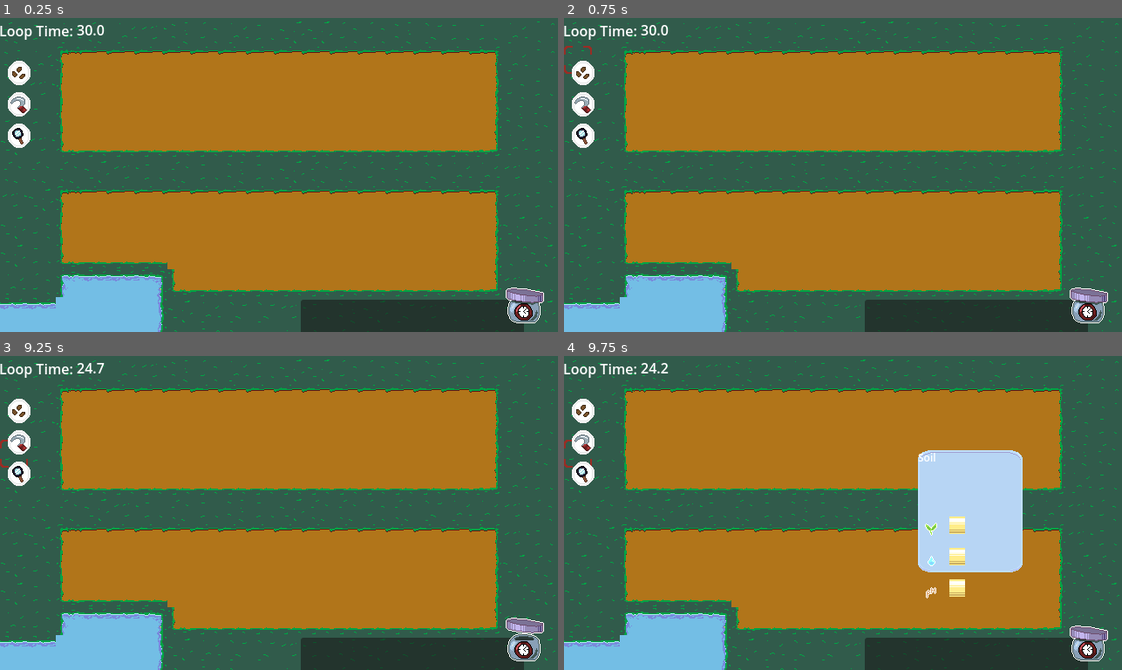
Above: before the commit, frames 1-4 (two rows, left to right).
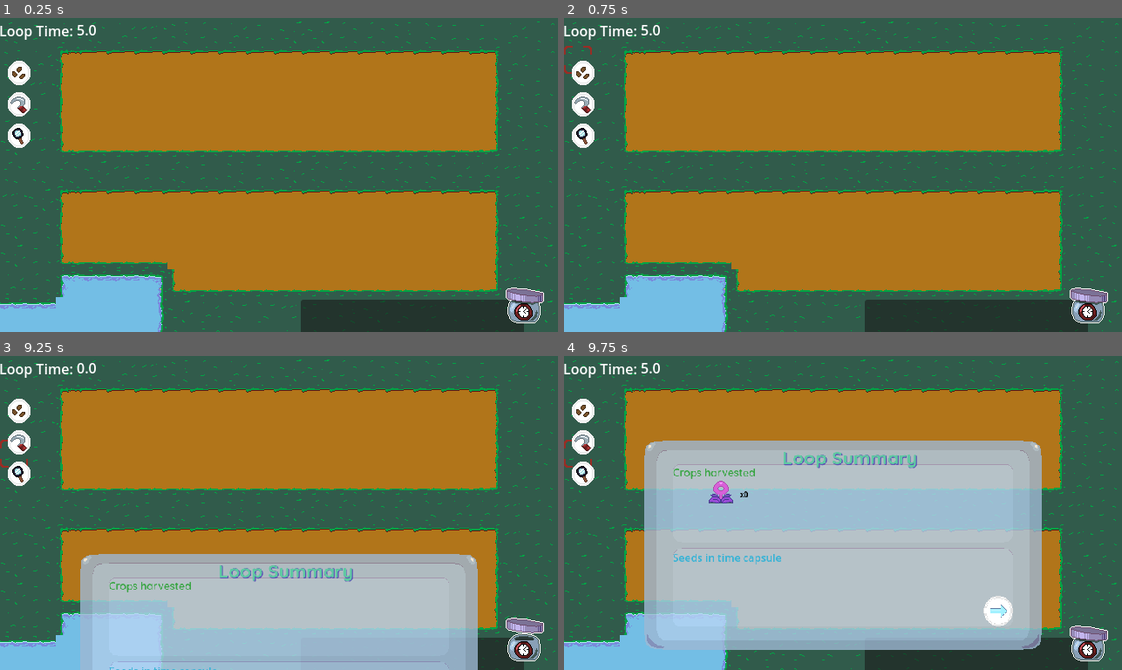
Above: after the commit, the same moments.

Repository: Hyper-Burner/GMTK-Game-Jam-2025
Game: Godot game, scene res://Scenes/main.tscn
The game is run twice, just before and just after one commit, with the same random seed, the same clock (stepped at 60 frames per second) and the same inputs.
Inputs (mouse positions are in pixels of both pictures, inside the frame that each line leads up to):
- Up to frame 1 (0.25 s): no input
- Up to frame 2 (0.75 s): click (580, 71) at 0.5 s
- Up to frame 3 (9.25 s): click (16, 440) at 1.25 s; click (16, 472) at 2 s; click (524, 635) at 2.75 s; click (16, 409) at 3.5 s; click (16, 440) at 4.25 s; click (16, 472) at 5 s; click (524, 635) at 5.75 s; click (16, 409) at 6.5 s; click (16, 440) at 7.25 s; click (16, 472) at 8 s; click (524, 635) at 8.75 s
- Up to frame 4 (9.75 s): click (999, 626) at 9.52 s

The runs differ from the first frame. In frame 1, less than 0.1% of the frame differs, in the area x 13-19%, y 2-6%; in frame 2, less than 0.1%; in frame 3, 26%; in frame 4, 47%, in the area x 13-86%, y 2-94%.

Commit message:
Summary done

Diff:
--- a/Scenes/main.tscn
+++ b/Scenes/main.tscn
@@ -16,11 +16,11 @@
 
 [sub_resource type="AtlasTexture" id="AtlasTexture_6iyac"]
 atlas = ExtResource("6_hptm8")
+region = Rect2(128, 35, 32, 29)
+
+[sub_resource type="AtlasTexture" id="AtlasTexture_fdnlq"]
+atlas = ExtResource("6_hptm8")
 region = Rect2(289, 34, 30, 30)
-
-[sub_resource type="AtlasTexture" id="AtlasTexture_fdnlq"]
-atlas = ExtResource("6_hptm8")
-region = Rect2(128, 35, 32, 29)
 
 [sub_resource type="AtlasTexture" id="AtlasTexture_jkdf5"]
 atlas = ExtResource("6_hptm8")
@@ -117,133 +117,133 @@
 script = ExtResource("5_21xkr")
 metadata/_edit_lock_ = true
 
-[node name="Spring Onion" type="TextureRect" parent="EndLoop/Harvested/TopRow"]
+[node name="Tuloop" type="TextureRect" parent="EndLoop/Harvested/TopRow"]
 layout_mode = 2
 size_flags_horizontal = 3
 texture = SubResource("AtlasTexture_6iyac")
 stretch_mode = 3
 metadata/_edit_lock_ = true
 
-[node name="Label" type="Label" parent="EndLoop/Harvested/TopRow/Spring Onion"]
-layout_mode = 0
-offset_left = 38.8374
-offset_top = 8.92889
-offset_right = 93.8376
-offset_bottom = 31.9289
-scale = Vector2(0.564124, 0.814914)
-theme_override_colors/font_color = Color(0, 0, 0, 1)
-theme_override_font_sizes/font_size = 15
-
-[node name="Potato" type="TextureRect" parent="EndLoop/Harvested/TopRow"]
+[node name="Label" type="Label" parent="EndLoop/Harvested/TopRow/Tuloop"]
+layout_mode = 0
+offset_left = 38.8374
+offset_top = 8.92889
+offset_right = 93.8376
+offset_bottom = 31.9289
+scale = Vector2(0.564124, 0.814914)
+theme_override_colors/font_color = Color(0, 0, 0, 1)
+theme_override_font_sizes/font_size = 15
+
+[node name="Ringshroom" type="TextureRect" parent="EndLoop/Harvested/TopRow"]
 layout_mode = 2
 size_flags_horizontal = 3
 texture = SubResource("AtlasTexture_fdnlq")
 stretch_mode = 3
 metadata/_edit_lock_ = true
 
-[node name="Label" type="Label" parent="EndLoop/Harvested/TopRow/Potato"]
-layout_mode = 0
-offset_left = 38.8374
-offset_top = 8.92889
-offset_right = 93.8376
-offset_bottom = 31.9289
-scale = Vector2(0.564124, 0.814914)
-theme_override_colors/font_color = Color(0, 0, 0, 1)
-theme_override_font_sizes/font_size = 15
-
-[node name="Strawberry" type="TextureRect" parent="EndLoop/Harvested/TopRow"]
+[node name="Label" type="Label" parent="EndLoop/Harvested/TopRow/Ringshroom"]
+layout_mode = 0
+offset_left = 38.8374
+offset_top = 8.92889
+offset_right = 93.8376
+offset_bottom = 31.9289
+scale = Vector2(0.564124, 0.814914)
+theme_override_colors/font_color = Color(0, 0, 0, 1)
+theme_override_font_sizes/font_size = 15
+
+[node name="Hoopberry" type="TextureRect" parent="EndLoop/Harvested/TopRow"]
 layout_mode = 2
 size_flags_horizontal = 3
 texture = SubResource("AtlasTexture_jkdf5")
 stretch_mode = 3
 metadata/_edit_lock_ = true
 
-[node name="Label" type="Label" parent="EndLoop/Harvested/TopRow/Strawberry"]
-layout_mode = 0
-offset_left = 38.8374
-offset_top = 8.92889
-offset_right = 93.8376
-offset_bottom = 31.9289
-scale = Vector2(0.564124, 0.814914)
-theme_override_colors/font_color = Color(0, 0, 0, 1)
-theme_override_font_sizes/font_size = 15
-
-[node name="Plant 4" type="TextureRect" parent="EndLoop/Harvested/TopRow"]
+[node name="Label" type="Label" parent="EndLoop/Harvested/TopRow/Hoopberry"]
+layout_mode = 0
+offset_left = 38.8374
+offset_top = 8.92889
+offset_right = 93.8376
+offset_bottom = 31.9289
+scale = Vector2(0.564124, 0.814914)
+theme_override_colors/font_color = Color(0, 0, 0, 1)
+theme_override_font_sizes/font_size = 15
+
+[node name="Daffotwirl" type="TextureRect" parent="EndLoop/Harvested/TopRow"]
 layout_mode = 2
 size_flags_horizontal = 3
 texture = SubResource("AtlasTexture_wsu2k")
 stretch_mode = 3
 metadata/_edit_lock_ = true
 
-[node name="Label" type="Label" parent="EndLoop/Harvested/TopRow/Plant 4"]
-layout_mode = 0
-offset_left = 38.8374
-offset_top = 8.92889
-offset_right = 93.8376
-offset_bottom = 31.9289
-scale = Vector2(0.564124, 0.814914)
-theme_override_colors/font_color = Color(0, 0, 0, 1)
-theme_override_font_sizes/font_size = 15
-
-[node name="Plant 5" type="TextureRect" parent="EndLoop/Harvested/TopRow"]
+[node name="Label" type="Label" parent="EndLoop/Harvested/TopRow/Daffotwirl"]
+layout_mode = 0
+offset_left = 38.8374
+offset_top = 8.92889
+offset_right = 93.8376
+offset_bottom = 31.9289
+scale = Vector2(0.564124, 0.814914)
+theme_override_colors/font_color = Color(0, 0, 0, 1)
+theme_override_font_sizes/font_size = 15
+
+[node name="Curlbush" type="TextureRect" parent="EndLoop/Harvested/TopRow"]
 layout_mode = 2
 size_flags_horizontal = 3
 texture = SubResource("AtlasTexture_k12tt")
 stretch_mode = 3
 metadata/_edit_lock_ = true
 
-[node name="Label" type="Label" parent="EndLoop/Harvested/TopRow/Plant 5"]
-layout_mode = 0
-offset_left = 38.8374
-offset_top = 16.4572
-offset_right = 93.8376
-offset_bottom = 39.4572
-scale = Vector2(0.564124, 0.814914)
-theme_override_colors/font_color = Color(0, 0, 0, 1)
-theme_override_font_sizes/font_size = 15
-
-[node name="Plant 6" type="TextureRect" parent="EndLoop/Harvested/TopRow"]
+[node name="Label" type="Label" parent="EndLoop/Harvested/TopRow/Curlbush"]
+layout_mode = 0
+offset_left = 38.8374
+offset_top = 16.4572
+offset_right = 93.8376
+offset_bottom = 39.4572
+scale = Vector2(0.564124, 0.814914)
+theme_override_colors/font_color = Color(0, 0, 0, 1)
+theme_override_font_sizes/font_size = 15
+
+[node name="Twirlvine" type="TextureRect" parent="EndLoop/Harvested/TopRow"]
 layout_mode = 2
 size_flags_horizontal = 3
 texture = SubResource("AtlasTexture_h1bgf")
 stretch_mode = 3
 metadata/_edit_lock_ = true
 
-[node name="Label" type="Label" parent="EndLoop/Harvested/TopRow/Plant 6"]
-layout_mode = 0
-offset_left = 38.8374
-offset_top = 16.4572
-offset_right = 93.8376
-offset_bottom = 39.4572
-scale = Vector2(0.564124, 0.814914)
-theme_override_colors/font_color = Color(0, 0, 0, 1)
-theme_override_font_sizes/font_size = 15
-
-[node name="Plant 7" type="TextureRect" parent="EndLoop/Harvested/TopRow"]
+[node name="Label" type="Label" parent="EndLoop/Harvested/TopRow/Twirlvine"]
+layout_mode = 0
+offset_left = 38.8374
+offset_top = 16.4572
+offset_right = 93.8376
+offset_bottom = 39.4572
+scale = Vector2(0.564124, 0.814914)
+theme_override_colors/font_color = Color(0, 0, 0, 1)
+theme_override_font_sizes/font_size = 15
+
+[node name="Sproot Loop" type="TextureRect" parent="EndLoop/Harvested/TopRow"]
 layout_mode = 2
 size_flags_horizontal = 3
 texture = SubResource("AtlasTexture_b3802")
 stretch_mode = 3
 metadata/_edit_lock_ = true
 
-[node name="Label" type="Label" parent="EndLoop/Harvested/TopRow/Plant 7"]
-layout_mode = 0
-offset_left = 38.8374
-offset_top = 16.4572
-offset_right = 93.8376
-offset_bottom = 39.4572
-scale = Vector2(0.564124, 0.814914)
-theme_override_colors/font_color = Color(0, 0, 0, 1)
-theme_override_font_sizes/font_size = 15
-
-[node name="Plant 8" type="TextureRect" parent="EndLoop/Harvested/TopRow"]
+[node name="Label" type="Label" parent="EndLoop/Harvested/TopRow/Sproot Loop"]
+layout_mode = 0
+offset_left = 38.8374
+offset_top = 16.4572
+offset_right = 93.8376
+offset_bottom = 39.4572
+scale = Vector2(0.564124, 0.814914)
+theme_override_colors/font_color = Color(0, 0, 0, 1)
+theme_override_font_sizes/font_size = 15
+
+[node name="Sparkly Sunflower" type="TextureRect" parent="EndLoop/Harvested/TopRow"]
 layout_mode = 2
 size_flags_horizontal = 3
 texture = SubResource("AtlasTexture_fevyy")
 stretch_mode = 3
 metadata/_edit_lock_ = true
 
-[node name="Label" type="Label" parent="EndLoop/Harvested/TopRow/Plant 8"]
+[node name="Label" type="Label" parent="EndLoop/Harvested/TopRow/Sparkly Sunflower"]
 layout_mode = 0
 offset_left = 38.8374
 offset_top = 16.4572
@@ -275,133 +275,133 @@
 script = ExtResource("7_6bp64")
 metadata/_edit_lock_ = true
 
-[node name="Spring Onion" type="TextureRect" parent="EndLoop/Time Capsule/BottomRow"]
+[node name="Tuloop" type="TextureRect" parent="EndLoop/Time Capsule/BottomRow"]
 layout_mode = 2
 size_flags_horizontal = 3
 texture = SubResource("AtlasTexture_6iyac")
 stretch_mode = 3
 metadata/_edit_lock_ = true
 
-[node name="Label" type="Label" parent="EndLoop/Time Capsule/BottomRow/Spring Onion"]
-layout_mode = 0
-offset_left = 38.8374
-offset_top = 8.92889
-offset_right = 93.8376
-offset_bottom = 31.9289
-scale = Vector2(0.564124, 0.814914)
-theme_override_colors/font_color = Color(0, 0, 0, 1)
-theme_override_font_sizes/font_size = 15
-
-[node name="Potato" type="TextureRect" parent="EndLoop/Time Capsule/BottomRow"]
+[node name="Label" type="Label" parent="EndLoop/Time Capsule/BottomRow/Tuloop"]
+layout_mode = 0
+offset_left = 38.8374
+offset_top = 8.92889
+offset_right = 93.8376
+offset_bottom = 31.9289
+scale = Vector2(0.564124, 0.814914)
+theme_override_colors/font_color = Color(0, 0, 0, 1)
+theme_override_font_sizes/font_size = 15
+
+[node name="Ringshroom" type="TextureRect" parent="EndLoop/Time Capsule/BottomRow"]
 layout_mode = 2
 size_flags_horizontal = 3
 texture = SubResource("AtlasTexture_fdnlq")
 stretch_mode = 3
 metadata/_edit_lock_ = true
 
-[node name="Label" type="Label" parent="EndLoop/Time Capsule/BottomRow/Potato"]
-layout_mode = 0
-offset_left = 38.8374
-offset_top = 8.92889
-offset_right = 93.8376
-offset_bottom = 31.9289
-scale = Vector2(0.564124, 0.814914)
-theme_override_colors/font_color = Color(0, 0, 0, 1)
-theme_override_font_sizes/font_size = 15
-
-[node name="Strawberry" type="TextureRect" parent="EndLoop/Time Capsule/BottomRow"]
+[node name="Label" type="Label" parent="EndLoop/Time Capsule/BottomRow/Ringshroom"]
+layout_mode = 0
+offset_left = 38.8374
+offset_top = 8.92889
+offset_right = 93.8376
+offset_bottom = 31.9289
+scale = Vector2(0.564124, 0.814914)
+theme_override_colors/font_color = Color(0, 0, 0, 1)
+theme_override_font_sizes/font_size = 15
+
+[node name="Hoopberry" type="TextureRect" parent="EndLoop/Time Capsule/BottomRow"]
 layout_mode = 2
 size_flags_horizontal = 3
 texture = SubResource("AtlasTexture_jkdf5")
 stretch_mode = 3
 metadata/_edit_lock_ = true
 
-[node name="Label" type="Label" parent="EndLoop/Time Capsule/BottomRow/Strawberry"]
-layout_mode = 0
-offset_left = 38.8374
-offset_top = 8.92889
-offset_right = 93.8376
-offset_bottom = 31.9289
-scale = Vector2(0.564124, 0.814914)
-theme_override_colors/font_color = Color(0, 0, 0, 1)
-theme_override_font_sizes/font_size = 15
-
-[node name="Plant 4" type="TextureRect" parent="EndLoop/Time Capsule/BottomRow"]
+[node name="Label" type="Label" parent="EndLoop/Time Capsule/BottomRow/Hoopberry"]
+layout_mode = 0
+offset_left = 38.8374
+offset_top = 8.92889
+offset_right = 93.8376
+offset_bottom = 31.9289
+scale = Vector2(0.564124, 0.814914)
+theme_override_colors/font_color = Color(0, 0, 0, 1)
+theme_override_font_sizes/font_size = 15
+
+[node name="Daffotwirl" type="TextureRect" parent="EndLoop/Time Capsule/BottomRow"]
 layout_mode = 2
 size_flags_horizontal = 3
 texture = SubResource("AtlasTexture_wsu2k")
 stretch_mode = 3
 metadata/_edit_lock_ = true
 
-[node name="Label" type="Label" parent="EndLoop/Time Capsule/BottomRow/Plant 4"]
-layout_mode = 0
-offset_left = 38.8374
-offset_top = 8.92889
-offset_right = 93.8376
-offset_bottom = 31.9289
-scale = Vector2(0.564124, 0.814914)
-theme_override_colors/font_color = Color(0, 0, 0, 1)
-theme_override_font_sizes/font_size = 15
-
-[node name="Plant 5" type="TextureRect" parent="EndLoop/Time Capsule/BottomRow"]
+[node name="Label" type="Label" parent="EndLoop/Time Capsule/BottomRow/Daffotwirl"]
+layout_mode = 0
+offset_left = 38.8374
+offset_top = 8.92889
+offset_right = 93.8376
+offset_bottom = 31.9289
+scale = Vector2(0.564124, 0.814914)
+theme_override_colors/font_color = Color(0, 0, 0, 1)
+theme_override_font_sizes/font_size = 15
+
+[node name="Curlbush" type="TextureRect" parent="EndLoop/Time Capsule/BottomRow"]
 layout_mode = 2
 size_flags_horizontal = 3
 texture = SubResource("AtlasTexture_k12tt")
 stretch_mode = 3
 metadata/_edit_lock_ = true
 
-[node name="Label" type="Label" parent="EndLoop/Time Capsule/BottomRow/Plant 5"]
-layout_mode = 0
-offset_left = 38.8374
-offset_top = 16.4572
-offset_right = 93.8376
-offset_bottom = 39.4572
-scale = Vector2(0.564124, 0.814914)
-theme_override_colors/font_color = Color(0, 0, 0, 1)
-theme_override_font_sizes/font_size = 15
-
-[node name="Plant 6" type="TextureRect" parent="EndLoop/Time Capsule/BottomRow"]
+[node name="Label" type="Label" parent="EndLoop/Time Capsule/BottomRow/Curlbush"]
+layout_mode = 0
+offset_left = 38.8374
+offset_top = 16.4572
+offset_right = 93.8376
+offset_bottom = 39.4572
+scale = Vector2(0.564124, 0.814914)
+theme_override_colors/font_color = Color(0, 0, 0, 1)
+theme_override_font_sizes/font_size = 15
+
+[node name="Twirlvine" type="TextureRect" parent="EndLoop/Time Capsule/BottomRow"]
 layout_mode = 2
 size_flags_horizontal = 3
 texture = SubResource("AtlasTexture_h1bgf")
 stretch_mode = 3
 metadata/_edit_lock_ = true
 
-[node name="Label" type="Label" parent="EndLoop/Time Capsule/BottomRow/Plant 6"]
-layout_mode = 0
-offset_left = 38.8374
-offset_top = 16.4572
-offset_right = 93.8376
-offset_bottom = 39.4572
-scale = Vector2(0.564124, 0.814914)
-theme_override_colors/font_color = Color(0, 0, 0, 1)
-theme_override_font_sizes/font_size = 15
-
-[node name="Plant 7" type="TextureRect" parent="EndLoop/Time Capsule/BottomRow"]
+[node name="Label" type="Label" parent="EndLoop/Time Capsule/BottomRow/Twirlvine"]
+layout_mode = 0
+offset_left = 38.8374
+offset_top = 16.4572
+offset_right = 93.8376
+offset_bottom = 39.4572
+scale = Vector2(0.564124, 0.814914)
+theme_override_colors/font_color = Color(0, 0, 0, 1)
+theme_override_font_sizes/font_size = 15
+
+[node name="Sproot Loop" type="TextureRect" parent="EndLoop/Time Capsule/BottomRow"]
 layout_mode = 2
 size_flags_horizontal = 3
 texture = SubResource("AtlasTexture_b3802")
 stretch_mode = 3
 metadata/_edit_lock_ = true
 
-[node name="Label" type="Label" parent="EndLoop/Time Capsule/BottomRow/Plant 7"]
-layout_mode = 0
-offset_left = 38.8374
-offset_top = 16.4572
-offset_right = 93.8376
-offset_bottom = 39.4572
-scale = Vector2(0.564124, 0.814914)
-theme_override_colors/font_color = Color(0, 0, 0, 1)
-theme_override_font_sizes/font_size = 15
-
-[node name="Plant 8" type="TextureRect" parent="EndLoop/Time Capsule/BottomRow"]
+[node name="Label" type="Label" parent="EndLoop/Time Capsule/BottomRow/Sproot Loop"]
+layout_mode = 0
+offset_left = 38.8374
+offset_top = 16.4572
+offset_right = 93.8376
+offset_bottom = 39.4572
+scale = Vector2(0.564124, 0.814914)
+theme_override_colors/font_color = Color(0, 0, 0, 1)
+theme_override_font_sizes/font_size = 15
+
+[node name="Sparkly Sunflower" type="TextureRect" parent="EndLoop/Time Capsule/BottomRow"]
 layout_mode = 2
 size_flags_horizontal = 3
 texture = SubResource("AtlasTexture_fevyy")
 stretch_mode = 3
 metadata/_edit_lock_ = true
 
-[node name="Label" type="Label" parent="EndLoop/Time Capsule/BottomRow/Plant 8"]
+[node name="Label" type="Label" parent="EndLoop/Time Capsule/BottomRow/Sparkly Sunflower"]
 layout_mode = 0
 offset_left = 38.8374
 offset_top = 16.4572
--- a/Scripts/GameManager.gd
+++ b/Scripts/GameManager.gd
@@ -6,7 +6,7 @@
 const DATA_PATH_ITEMS: String = "res://TextFiles/items.json"
 const DATA_PATH_MILESTONES: String = "res://TextFiles/milestones.json"
 
-const DEFAULT_LOOP_DURATION: float = 30 # seconds
+const DEFAULT_LOOP_DURATION: float = 5 # seconds
 const DEFAULT_TIME_CAPSULE_CAPACITY: int = 4
 
 const DEFAULT_STARTING_SEEDS_ID: String = "Potato"
--- a/Scripts/bottom_row_organizer.gd
+++ b/Scripts/bottom_row_organizer.gd
@@ -1,15 +1,15 @@
 extends GridContainer
 
-var targets: Array = []
-var currents := []
-var textures := []
-var labels := []
-var speeds := []
+var targets: Dictionary = {}
+var currents: Array = []
+var textures: Array = []
+var labels: Array = []
+var speeds: Array = []
 var prefix := "x"
 var current_index := 0
 var is_animating := false
 
-func set_targets(new_targets: Array):
+func set_targets(new_targets: Dictionary):
 	targets = new_targets
 
 func _ready():
@@ -18,9 +18,9 @@
 	_on_loop_end()
 
 func _on_loop_end():
+	labels.clear()
+	textures.clear()
 
-	labels = []
-	textures = []
 	for i in range(get_child_count()):
 		var tex = get_child(i)
 		var label = tex.get_node("Label")
@@ -32,18 +32,22 @@
 		tex.self_modulate.a = 0.0
 
 func start_increment(duration):
-	currents = []
-	speeds = []
+	currents.clear()
+	speeds.clear()
 	current_index = 0
 
-	for i in range(targets.size()):
+	for i in range(textures.size()):
+		var tex = textures[i]
+		var name = tex.name
+		var target_value = targets.get(name, 0)
+
 		currents.append(0)
-		speeds.append(targets[i] / duration)
+		speeds.append(target_value / duration if duration != 0 else 0)
 		labels[i].text = prefix + "0"
 		labels[i].visible = false
 		textures[i].self_modulate.a = 0.0
 
-	if labels.size() > 0:
+	if textures.size() > 0:
 		_reveal_and_start(current_index)
 
 func _process(delta):
@@ -51,9 +55,12 @@
 		return
 
 	var i = current_index
-	if currents[i] < targets[i]:
+	var name = textures[i].name
+	var target = targets.get(name, 0)
+
+	if currents[i] < target:
 		var increment: int = ceil(speeds[i] * delta)
-		currents[i] = min(currents[i] + increment, targets[i])
+		currents[i] = min(currents[i] + increment, target)
 		labels[i].text = prefix + str(currents[i])
 	else:
 		is_animating = false
@@ -64,9 +71,24 @@
 		else:
 			set_process(false)
 
+func _reveal_and_start(index: int):
+	var tex = textures[index]
+	var label = labels[index]
+	var name = tex.name
 
-func _reveal_and_start(index: int):
-	textures[index].self_modulate.a = 1.0
-	labels[index].visible = true
+	label.visible = true
+
+	if !targets.has(name):
+		# No target match → dim and skip animation
+		tex.self_modulate.a = 0.3
+		label.text = prefix + "0"
+		await get_tree().create_timer(0.075).timeout
+		current_index += 1
+		if current_index < labels.size():
+			_reveal_and_start(current_index)
+		return
+
+	# Matched target → animate normally
+	tex.self_modulate.a = 1.0
 	is_animating = true
 	set_process(true)
--- a/Scripts/loop_summary.gd
+++ b/Scripts/loop_summary.gd
@@ -42,8 +42,8 @@
 	pop_up()
 	var top_row = get_node("Harvested/TopRow")
 	var bottom_row = get_node("Time Capsule/BottomRow")
-	top_row.set_targets([123, 456, 789, 321, 654, 987, 111, 222])
-	bottom_row.set_targets([800, 12, 500, 1000, 250, 333, 75, 900])
+	top_row.set_targets({"Tuloop": 500, "Hoopberry" : 126, "Sproot Loop" : 999, "Ringshroom" : 0})
+	bottom_row.set_targets({"Ringshroom": 400, "Hoopberry" : 666, "Sproot Loop" : 999, "Sparkly Sunflower" : 891})
 	await get_tree().create_timer(0.75).timeout
 	Signals.top_row_done.connect(func():
 		bottom_row.start_increment(LOAD_DURATION)
--- a/Scripts/top_row_organizer.gd
+++ b/Scripts/top_row_organizer.gd
@@ -1,15 +1,15 @@
 extends GridContainer
 
-var targets: Array = []
-var currents := []
-var textures := []
-var labels := []
-var speeds := []
+var targets: Dictionary = {}
+var currents: Array = []
+var textures: Array = []
+var labels: Array = []
+var speeds: Array = []
 var prefix := "x"
 var current_index := 0
 var is_animating := false
 
-func set_targets(new_targets: Array):
+func set_targets(new_targets: Dictionary):
 	targets = new_targets
 
 func _ready():
@@ -18,9 +18,9 @@
 	_on_loop_end()
 
 func _on_loop_end():
+	labels.clear()
+	textures.clear()
 
-	labels = []
-	textures = []
 	for i in range(get_child_count()):
 		var tex = get_child(i)
 		var label = tex.get_node("Label")
@@ -31,20 +31,23 @@
 		label.text = prefix + "0"
 		tex.self_modulate.a = 0.0
 
-
 func start_increment(duration):
-	currents = []
-	speeds = []
+	currents.clear()
+	speeds.clear()
 	current_index = 0
 
-	for i in range(targets.size()):
+	for i in range(textures.size()):
+		var tex = textures[i]
+		var name = tex.name
+		var target_value = targets.get(name, 0)
+
 		currents.append(0)
-		speeds.append(targets[i] / duration)
+		speeds.append(target_value / duration if duration != 0 else 0)
 		labels[i].text = prefix + "0"
 		labels[i].visible = false
 		textures[i].self_modulate.a = 0.0
 
-	if labels.size() > 0:
+	if textures.size() > 0:
 		_reveal_and_start(current_index)
 
 func _process(delta):
@@ -52,9 +55,12 @@
 		return
 
 	var i = current_index
-	if currents[i] < targets[i]:
+	var name = textures[i].name
+	var target = targets.get(name, 0)
+
+	if currents[i] < target:
 		var increment: int = ceil(speeds[i] * delta)
-		currents[i] = min(currents[i] + increment, targets[i])
+		currents[i] = min(currents[i] + increment, target)
 		labels[i].text = prefix + str(currents[i])
 	else:
 		is_animating = false
@@ -67,7 +73,25 @@
 			Signals.top_row_done.emit()
 
 func _reveal_and_start(index: int):
-	textures[index].self_modulate.a = 1.0
-	labels[index].visible = true
+	var tex = textures[index]
+	var label = labels[index]
+	var name = tex.name
+
+	label.visible = true
+
+	if !targets.has(name):
+		# No target match → dim and skip animation
+		tex.self_modulate.a = 0.3
+		label.text = prefix + "0"
+		await get_tree().create_timer(0.075).timeout
+		current_index += 1
+		if current_index < labels.size():
+			_reveal_and_start(current_index)
+		else:
+			Signals.top_row_done.emit()
+		return
+
+	# Matched target → animate normally
+	tex.self_modulate.a = 1.0
 	is_animating = true
 	set_process(true)
